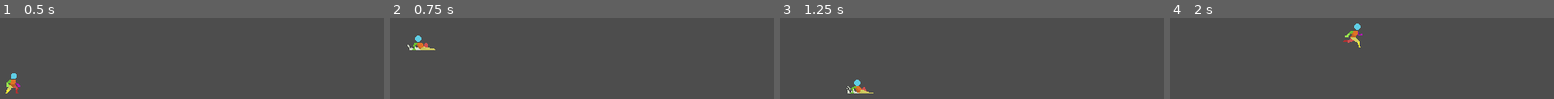
Above: before the commit, frames 1-4 (left to right).
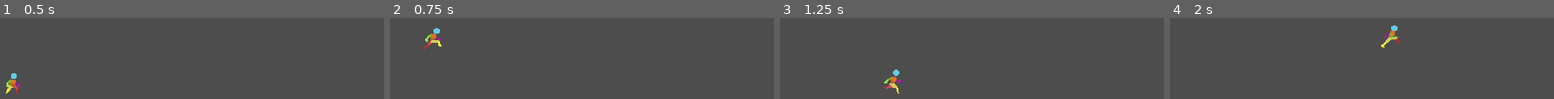
Above: after the commit, the same moments.

Repository: SJCooper/Prototype1
Game: Godot game, scene res://Assets/Scenes/game.tscn
Same seed, same stepped clock (60 frames per second), same inputs: the game is played once before the commit and once after it.
Inputs:
- Up to frame 1 (0.5 s): no input
- Up to frame 2 (0.75 s): tap Enter (ui_accept) at 0.5 s; hold Right (ui_right) from 0.53 s (still down); hold X from 0.53 s (still down)
- Up to frame 3 (1.25 s): keep holding Right (ui_right); keep holding X; tap Enter (ui_accept) at 0.77 s; tap Z at 0.8 s
- Up to frame 4 (2 s): keep holding Right (ui_right); release X at 1.28 s; tap Z at 1.35 s; tap Enter (ui_accept) at 1.52 s; tap X at 1.55 s

Frame 1 is identical in both runs. In frame 2, 0.9% of the frame differs, in the area x 4-14%, y 12-40%; in frame 3, 0.9%; in frame 4, 1.0%, in the area x 45-60%, y 6-37%.

Commit message:
comment out broken slide logic
commenting out broken slide logic. slide works and slows down but does not reset speed on key releases. Need to figure out before adding again

Diff:
--- a/Assets/Scripts/player.gd
+++ b/Assets/Scripts/player.gd
@@ -1,7 +1,7 @@
 extends CharacterBody2D
 
 
-const SPEED = 200.0
+var SPEED = 200.0
 const JUMP_VELOCITY = -350.0
 var speedAdjust = 1
 
@@ -41,22 +41,28 @@
 	elif Input.is_action_pressed("ui_right") && Input.is_key_pressed(KEY_Z):
 		$AnimatedSprite2D.play("crouch_walk")
 		$AnimatedSprite2D.flip_h = false
-		speedAdjust = 3
+		speedAdjust = 4
 	#crouch walk left logic
 	elif Input.is_action_pressed("ui_left") && Input.is_key_pressed(KEY_Z):
 		$AnimatedSprite2D.play("crouch_walk")
 		$AnimatedSprite2D.flip_h = true
-		speedAdjust = 3
-	#slide  right logic
-	elif Input.is_action_pressed("ui_right") && Input.is_key_pressed(KEY_X):
-		$AnimatedSprite2D.play("slide")
-		$AnimatedSprite2D.flip_h = false
-		speedAdjust = 1.5
-	#slide left logic
-	elif Input.is_action_pressed("ui_left") && Input.is_key_pressed(KEY_X):
-		$AnimatedSprite2D.play("slide")
-		$AnimatedSprite2D.flip_h = true
-		speedAdjust = 1.5
+		speedAdjust = 4
+	##slide right logic
+	#elif Input.is_action_pressed("ui_right") && Input.is_key_pressed(KEY_X):
+		#$AnimatedSprite2D.play("slide")
+		#$AnimatedSprite2D.flip_h = false
+		#speedAdjust = 1
+		#SPEED = SPEED - 2
+		#if SPEED < 0:
+			#SPEED = 0
+	##slide left logic
+	#elif Input.is_action_pressed("ui_left") && Input.is_key_pressed(KEY_X):
+		#$AnimatedSprite2D.play("slide")
+		#$AnimatedSprite2D.flip_h = true
+		#speedAdjust = 1
+		#SPEED = SPEED - 2
+		#if SPEED < 0:
+			#SPEED = 0
 	#run right animation logic
 	elif Input.is_action_pressed("ui_right"):
 		$AnimatedSprite2D.play("run")
@@ -67,7 +73,7 @@
 		$AnimatedSprite2D.play("run")
 		$AnimatedSprite2D.flip_h = true
 		speedAdjust = 1
-
+	#crouch idle
 	elif Input.is_key_pressed(KEY_Z):
 		$AnimatedSprite2D.play("crouch_idle")
 	#idle animation logic
